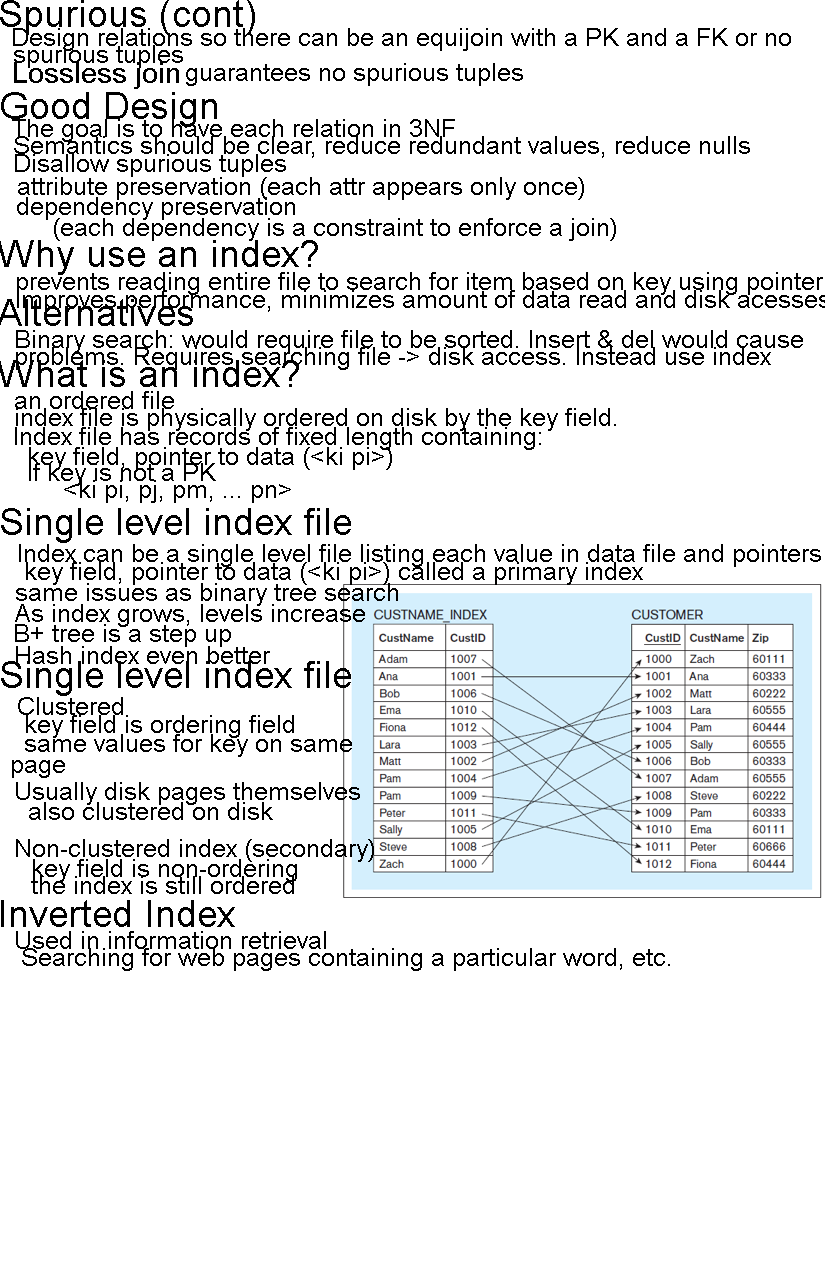
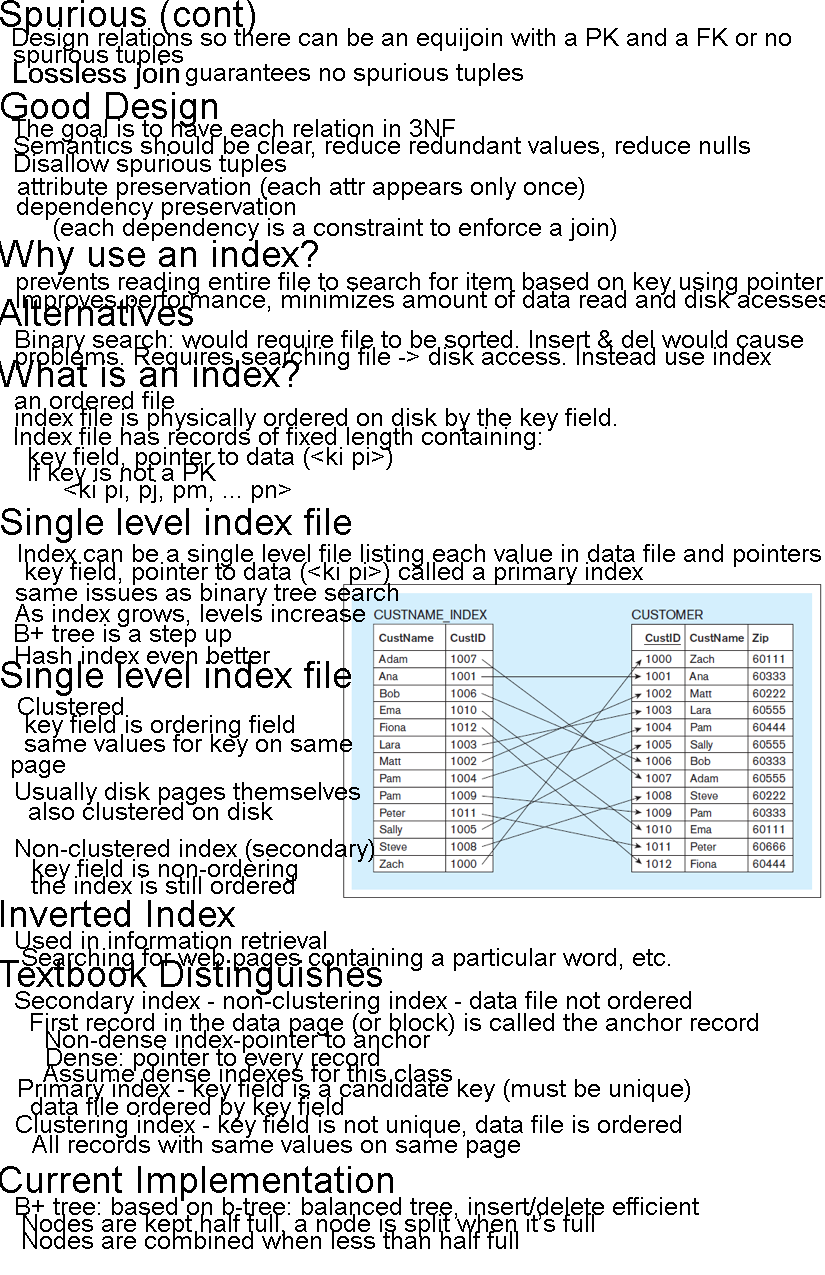
Layer changes from the first 825x1275 image to the second:
added group "Distinguishes" with 13 layers in group "Spurious -" over [0, 960, 758, 1158]
added group "heading" (9th of 10, in "Spurious -" › "Distinguishes") with 1 layers in group "Distinguishes" over [0, 960, 382, 995]
added layer "Textbook Distinguishes" in group "heading" over [0, 960, 382, 995]
added group "body" (9th of 10, in "Spurious -" › "Distinguishes") with 10 layers in group "Distinguishes" over [15, 991, 758, 1158]
added group "key points" (9th of 10, in "Spurious -" › "Distinguishes" › "body") with 9 layers in group "body" over [15, 991, 758, 1158]
added layer "Clustering index - key field is not unique, data file is ordere" in group "key points" over [16, 1115, 681, 1138]
added layer "Primary index - key field is a candidate key (must be unique)" in group "key points" over [19, 1079, 690, 1102]
added layer "First record in the data page (or block) is called the anchor r" in group "key points" over [31, 1013, 758, 1036]
added layer "Secondary index - non-clustering index - data file not ordered" in group "key points" over [15, 991, 691, 1014]
added group "Current Implementation of Indexes" with 5 layers in group "Spurious -" over [0, 1166, 699, 1249]
added group "heading" (10th of 10, in "Spurious -" › "Current Implementation of Indexes") with 1 layers in group "Current Implementation of Indexes" over [0, 1166, 393, 1201]
added layer "Current Implementation" in group "heading" over [0, 1166, 393, 1201]
added group "body" (10th of 10, in "Spurious -" › "Current Implementation of Indexes") with 2 layers in group "Current Implementation of Indexes" over [16, 1197, 699, 1249]
added group "key points" (10th of 10, in "Spurious -" › "Current Implementation of Indexes" › "body") with 1 layers in group "body" over [16, 1197, 699, 1249]
added layer "B+ tree: based on b-tree: balanced tree, insert/delete efficien" in group "key points" over [16, 1197, 699, 1249]
…and 5 more changes (5 added)
